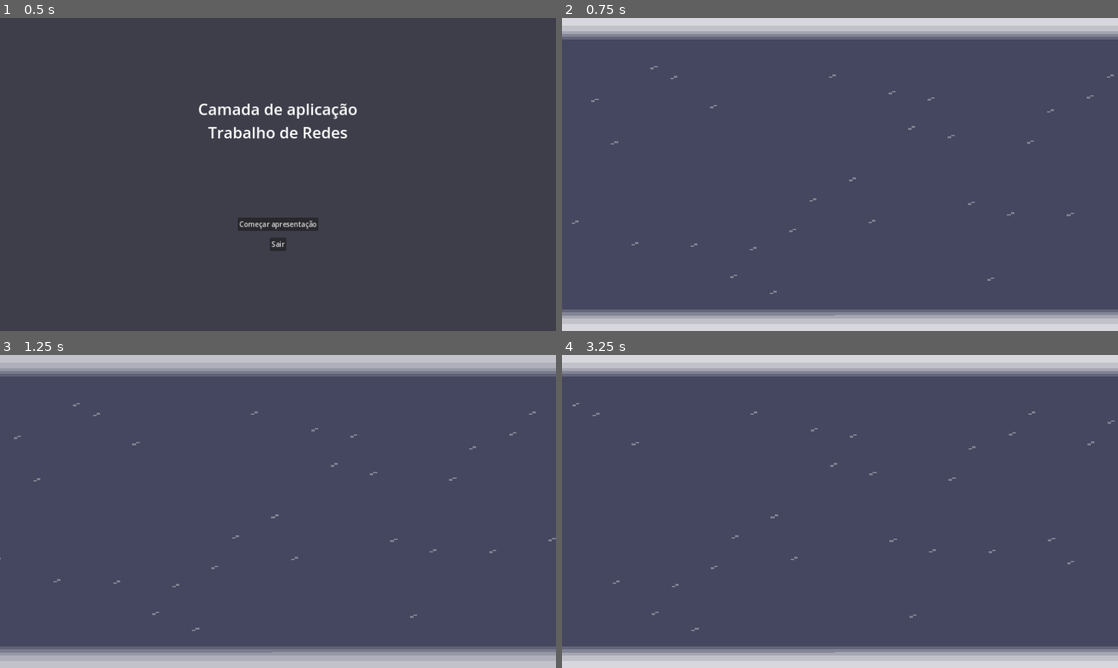
Above: before the commit, frames 1-4 (two rows, left to right).
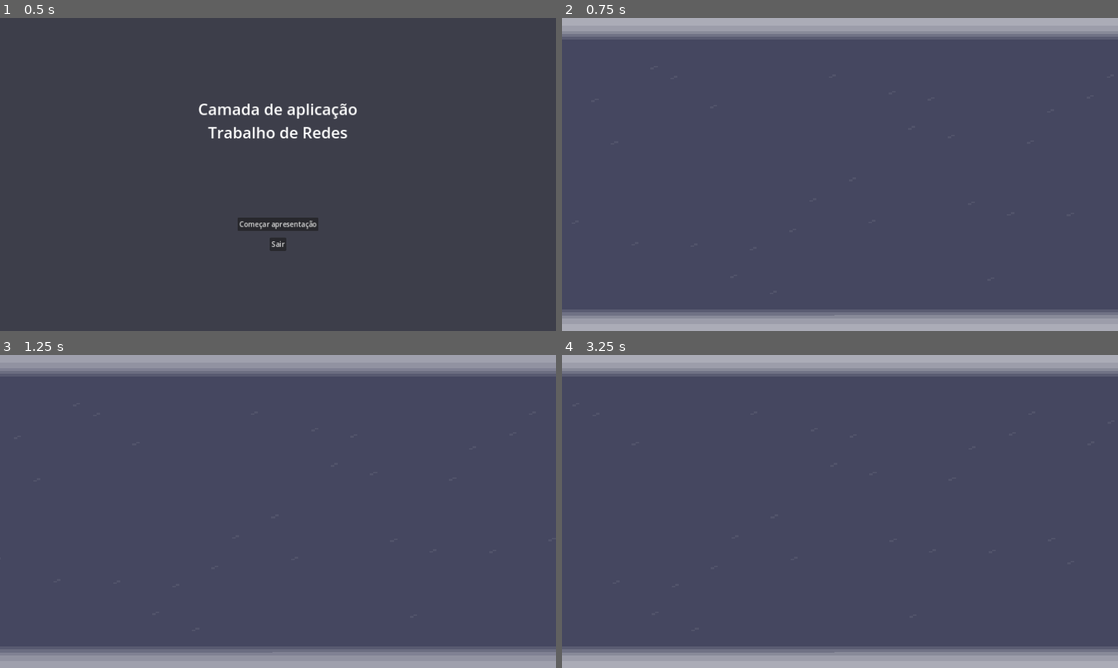
Above: after the commit, the same moments.

Repository: NomikuH8/godot-presentations
Game: Godot game, scene res://scenes/menu.tscn
Two runs of this game, one before a commit and one after it. Both use one fixed random seed, a clock stepped at 60 frames per second and the inputs below. The project has no main scene, so this scene is started directly.
Inputs (mouse positions are in pixels of both pictures, inside the frame that each line leads up to):
- Up to frame 1 (0.5 s): no input
- Up to frame 2 (0.75 s): click "Começar apresentação" at 0.5 s
- Up to frame 3 (1.25 s): no input
- Up to frame 4 (3.25 s): move the mouse to (962, 495) at 1.27 s; hold Right (ui_right) 1.28-2.03 s; move the mouse to (728, 527) at 2.02 s; hold Left (ui_left) 2.03-2.78 s; move the mouse to (895, 442) at 2.77 s; hold Right (ui_right) from 2.78 s (still down)

Frame 1 is identical in both runs. In frame 2, 10% of the frame differs, in the area x 0-100%, y 0-100%; in frame 3, 8.4%; in frame 4, 10%.

Commit message:
feito toolbar de slides

Diff:
--- a/prefabs/slideshow/SlideshowBlinker.tscn
+++ b/prefabs/slideshow/SlideshowBlinker.tscn
@@ -22,7 +22,7 @@
 "times": PackedFloat32Array(0, 2.5),
 "transitions": PackedFloat32Array(1, 1),
 "update": 0,
-"values": [Color(1, 1, 1, 1), Color(1, 1, 1, 0.290196)]
+"values": [Color(1, 1, 1, 0.694118), Color(1, 1, 1, 0.290196)]
 }
 
 [sub_resource type="AnimationLibrary" id="AnimationLibrary_7hbs0"]
--- a/prefabs/slideshow/SlideshowParticles.tscn
+++ b/prefabs/slideshow/SlideshowParticles.tscn
@@ -18,6 +18,7 @@
 [node name="SlideshowParticles" type="Node2D"]
 
 [node name="GPUParticles2D" type="GPUParticles2D" parent="."]
+modulate = Color(1, 1, 1, 0.211765)
 texture_filter = 1
 rotation = 3.14159
 amount = 30
--- a/prefabs/slideshow/SlideshowToolbar.tscn
+++ b/prefabs/slideshow/SlideshowToolbar.tscn
@@ -2,7 +2,7 @@
 
 [ext_resource type="Script" path="res://scripts/slideshow/SlideshowToolbar.gd" id="1_1n3ms"]
 
-[node name="SlideshowToolbar" type="Control"]
+[node name="SlideshowToolbar" type="Control" node_paths=PackedStringArray("slide_label", "slide_slider")]
 layout_mode = 3
 anchors_preset = 15
 anchor_right = 1.0
@@ -10,9 +10,79 @@
 grow_horizontal = 2
 grow_vertical = 2
 script = ExtResource("1_1n3ms")
-toolbarAppearThreshold = 100
+toolbar_appear_threshold = 110
+slide_count = 5
+slide_label = NodePath("PanelContainer/VBoxContainer/BoxContainer/SlideContainer/SlideSliderContainer/SlideLabel")
+slide_slider = NodePath("PanelContainer/VBoxContainer/BoxContainer/SlideContainer/SlideSliderContainer/SlideSlider")
 
 [node name="PanelContainer" type="PanelContainer" parent="."]
 layout_mode = 0
 offset_right = 1280.0
 offset_bottom = 107.0
+
+[node name="VBoxContainer" type="VBoxContainer" parent="PanelContainer"]
+layout_mode = 2
+alignment = 1
+
+[node name="BoxContainer" type="HBoxContainer" parent="PanelContainer/VBoxContainer"]
+layout_mode = 2
+theme_override_constants/separation = 655
+alignment = 1
+
+[node name="ControlButtonsContainer" type="HBoxContainer" parent="PanelContainer/VBoxContainer/BoxContainer"]
+layout_mode = 2
+theme_override_constants/separation = 17
+
+[node name="ReturnButton" type="Button" parent="PanelContainer/VBoxContainer/BoxContainer/ControlButtonsContainer"]
+custom_minimum_size = Vector2(85, 82)
+layout_mode = 2
+text = "Retornar"
+
+[node name="FullscreenButton" type="Button" parent="PanelContainer/VBoxContainer/BoxContainer/ControlButtonsContainer"]
+custom_minimum_size = Vector2(85, 85)
+layout_mode = 2
+theme_override_font_sizes/font_size = 42
+text = "FS"
+
+[node name="SlideContainer" type="HBoxContainer" parent="PanelContainer/VBoxContainer/BoxContainer"]
+layout_mode = 2
+theme_override_constants/separation = 30
+alignment = 2
+
+[node name="SlideButtonsContainer" type="HBoxContainer" parent="PanelContainer/VBoxContainer/BoxContainer/SlideContainer"]
+layout_mode = 2
+
+[node name="PreviousButton" type="Button" parent="PanelContainer/VBoxContainer/BoxContainer/SlideContainer/SlideButtonsContainer"]
+custom_minimum_size = Vector2(85, 85)
+layout_mode = 2
+theme_override_font_sizes/font_size = 56
+text = "<"
+
+[node name="NextButton" type="Button" parent="PanelContainer/VBoxContainer/BoxContainer/SlideContainer/SlideButtonsContainer"]
+custom_minimum_size = Vector2(85, 85)
+layout_mode = 2
+theme_override_font_sizes/font_size = 56
+text = ">
+"
+
+[node name="SlideSliderContainer" type="VBoxContainer" parent="PanelContainer/VBoxContainer/BoxContainer/SlideContainer"]
+layout_mode = 2
+alignment = 1
+
+[node name="SlideLabel" type="Label" parent="PanelContainer/VBoxContainer/BoxContainer/SlideContainer/SlideSliderContainer"]
+layout_mode = 2
+theme_override_font_sizes/font_size = 26
+text = "1/16"
+horizontal_alignment = 1
+vertical_alignment = 1
+
+[node name="SlideSlider" type="HSlider" parent="PanelContainer/VBoxContainer/BoxContainer/SlideContainer/SlideSliderContainer"]
+custom_minimum_size = Vector2(197.23, 0)
+layout_mode = 2
+rounded = true
+
+[connection signal="pressed" from="PanelContainer/VBoxContainer/BoxContainer/ControlButtonsContainer/ReturnButton" to="." method="_on_return_button_pressed"]
+[connection signal="pressed" from="PanelContainer/VBoxContainer/BoxContainer/ControlButtonsContainer/FullscreenButton" to="." method="_on_fullscreen_button_pressed"]
+[connection signal="pressed" from="PanelContainer/VBoxContainer/BoxContainer/SlideContainer/SlideButtonsContainer/PreviousButton" to="." method="_on_previous_button_pressed"]
+[connection signal="pressed" from="PanelContainer/VBoxContainer/BoxContainer/SlideContainer/SlideButtonsContainer/NextButton" to="." method="_on_next_button_pressed"]
+[connection signal="drag_ended" from="PanelContainer/VBoxContainer/BoxContainer/SlideContainer/SlideSliderContainer/SlideSlider" to="." method="_on_slide_slider_drag_ended"]
--- a/scenes/menu.tscn
+++ b/scenes/menu.tscn
@@ -1,8 +1,7 @@
-[gd_scene load_steps=6 format=3 uid="uid://b0bnu6i2tkqgn"]
+[gd_scene load_steps=5 format=3 uid="uid://b0bnu6i2tkqgn"]
 
 [ext_resource type="PackedScene" uid="uid://bjnltkt4tg7x4" path="res://prefabs/menu/MenuParticles.tscn" id="1_x583m"]
 [ext_resource type="Script" path="res://scripts/menu/menuController.gd" id="2_42kkl"]
-[ext_resource type="PackedScene" uid="uid://b6cf3b6h8e6lt" path="res://scenes/slideshow.tscn" id="3_tlfp7"]
 
 [sub_resource type="StyleBoxFlat" id="StyleBoxFlat_qtscc"]
 bg_color = Color(0.215686, 0.215686, 0.215686, 0.537255)
@@ -21,7 +20,6 @@
 offset_right = 40.0
 offset_bottom = 40.0
 script = ExtResource("2_42kkl")
-menuScene = ExtResource("3_tlfp7")
 
 [node name="Panel" type="Panel" parent="ui"]
 layout_mode = 1
--- a/scenes/slideshow.tscn
+++ b/scenes/slideshow.tscn
@@ -1,7 +1,8 @@
-[gd_scene load_steps=3 format=3 uid="uid://b6cf3b6h8e6lt"]
+[gd_scene load_steps=4 format=3 uid="uid://b6cf3b6h8e6lt"]
 
 [ext_resource type="PackedScene" uid="uid://upvucuou2f1j" path="res://prefabs/slideshow/SlideshowParticles.tscn" id="1_pdjoh"]
 [ext_resource type="PackedScene" uid="uid://b4f6mv66o5eb0" path="res://prefabs/slideshow/SlideshowBlinker.tscn" id="2_n6jdq"]
+[ext_resource type="PackedScene" uid="uid://drwd1q1oipqfa" path="res://prefabs/slideshow/SlideshowToolbar.tscn" id="3_408i4"]
 
 [node name="slideshow" type="Node"]
 
@@ -24,3 +25,7 @@
 anchors_preset = 0
 offset_right = 40.0
 offset_bottom = 40.0
+
+[node name="SlideshowToolbar" parent="Control" instance=ExtResource("3_408i4")]
+visible = false
+layout_mode = 1
--- a/scripts/menu/menuController.gd
+++ b/scripts/menu/menuController.gd
@@ -1,9 +1,7 @@
 extends Control
 
-@export var menuScene: PackedScene
-
 func _on_start_button_pressed():
-	get_tree().change_scene_to_packed(menuScene)
+	get_tree().change_scene_to_file("res://scenes/slideshow.tscn")
 
 
 func _on_exit_button_pressed():
--- a/scripts/slideshow/SlideshowToolbar.gd
+++ b/scripts/slideshow/SlideshowToolbar.gd
@@ -1,16 +1,65 @@
 extends Control
 
-@export var toolbarAppearThreshold: int
+signal slider_changed
+signal previous_slide
+signal next_slide
 
-# Called when the node enters the scene tree for the first time.
+@export var toolbar_appear_threshold: int
+@export var slide_count: int
+@export var slide_label: Label
+@export var slide_slider: HSlider
+
 func _ready():
-	pass # Replace with function body.
-
-
-# Called every frame. 'delta' is the elapsed time since the previous frame.
-func _process(delta):
+	slide_slider.max_value = slide_count - 1
+	slide_label.text = str(slide_slider.value + 1) + '/' + str(slide_count)
 	pass
 
 func _input(event):
 	if event is InputEventMouseMotion:
-		$PanelContainer.visible = event.position.y < toolbarAppearThreshold
+		visible = event.position.y < toolbar_appear_threshold
+		return
+
+	if event.is_action_pressed("ui_left"):
+		_on_previous_button_pressed()
+		return
+
+	if event.is_action_pressed("ui_right"):
+		_on_next_button_pressed()
+		return
+
+
+func _on_slide_slider_drag_ended(value_changed):
+	if (!value_changed): return
+
+	update_label(slide_slider.value + 1)
+	slider_changed.emit(slide_slider.value)
+
+
+func _on_return_button_pressed():
+	get_tree().change_scene_to_file("res://scenes/menu.tscn")
+
+
+func _on_fullscreen_button_pressed():
+	if DisplayServer.window_get_mode() == DisplayServer.WINDOW_MODE_WINDOWED:
+		DisplayServer.window_set_mode(DisplayServer.WINDOW_MODE_FULLSCREEN)
+	else:
+		DisplayServer.window_set_mode(DisplayServer.WINDOW_MODE_WINDOWED)
+
+
+func _on_previous_button_pressed():
+	if slide_slider.value - 1 < 0: return
+
+	slide_slider.value = slide_slider.value - 1
+	update_label(slide_slider.value + 1)
+	previous_slide.emit()
+
+
+func _on_next_button_pressed():
+	if slide_slider.value + 1 > slide_count: return
+
+	slide_slider.value = slide_slider.value + 1
+	update_label(slide_slider.value + 1)
+	next_slide.emit()
+
+func update_label(value: int):
+	slide_label.text = str(value) + '/' + str(slide_count)
